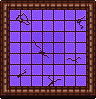
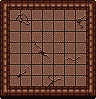
Layer changes from the first 96x99 image to the second:
hid "case active 1", painted on it over 10, 43, 86, 86
removed layer "case active 2" over 32, 32, 64, 64
removed layer "case active 3" over 21, 21, 75, 75
removed layer "case active 4" over 10, 10, 86, 86
